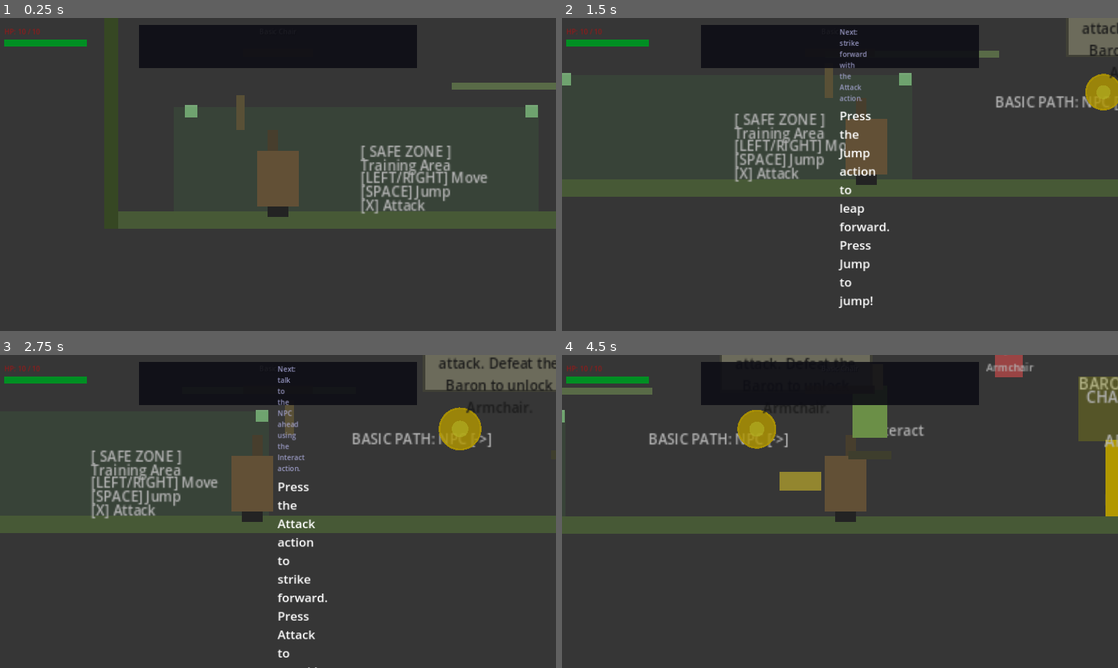
Above: before the commit, frames 1-4 (two rows, left to right).
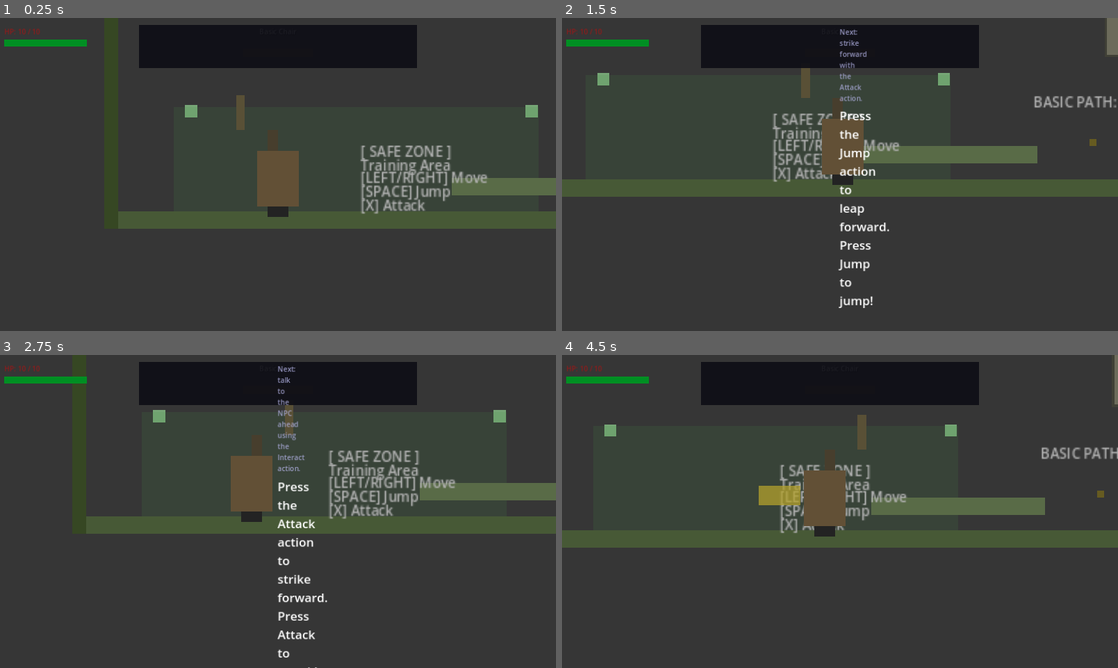
Above: after the commit, the same moments.

Repository: TsilenT/chairfighter
Game: Godot game, scene res://scenes/main/Main.tscn
Same seed, same stepped clock (60 frames per second), same inputs: the game is played once before the commit and once after it.
Inputs:
- Up to frame 1 (0.25 s): no input
- Up to frame 2 (1.5 s): hold D (move_right) from 0.53 s (still down); tap J (attack) at 0.6 s; tap Space (jump) at 0.77 s; tap F (interact) at 1.35 s
- Up to frame 3 (2.75 s): tap Space (jump) at 1.52 s; release D (move_right) at 2.03 s; hold A (move_left) from 2.03 s (still down); hold K (special) from 2.03 s (still down)
- Up to frame 4 (4.5 s): release A (move_left) at 2.78 s; release K (special) at 2.78 s; hold D (move_right) 2.78-4.28 s; tap E (transform_next) at 2.85 s; tap Space (jump) at 3.02, 3.77 s; tap Q (transform_prev) at 3.6 s; hold A (move_left) from 4.28 s (still down); tap J (attack) at 4.35 s

The runs differ from the first frame. In frame 1, 1.4% of the frame differs, in the area x 81-100%, y 20-57%; in frame 2, 7.5%; in frame 3, 9.9%; in frame 4, 16%, in the area x 0-100%, y 0-62%.

Commit message:
fix(level): make TestLevel platforms reachable per movement constants (53YL-A)

Diff:
--- a/scenes/levels/TestLevel.tscn
+++ b/scenes/levels/TestLevel.tscn
@@ -39,13 +39,13 @@
 shape = SubResource("2")
 
 [node name="Platform1" type="StaticBody2D" parent="Visuals" uid="uid://plat1"]
-position = Vector2(500, 480)
+position = Vector2(500, 590)
 
 [node name="Platform1Col" type="CollisionShape2D" parent="Visuals/Platform1" uid="uid://plat1_col"]
 shape = SubResource("3")
 
 [node name="Platform2" type="StaticBody2D" parent="Visuals" uid="uid://plat2"]
-position = Vector2(800, 400)
+position = Vector2(800, 470)
 
 [node name="Platform2Col" type="CollisionShape2D" parent="Visuals/Platform2" uid="uid://plat2_col"]
 shape = SubResource("4")
@@ -84,16 +84,16 @@
 
 [node name="Plat1Rect" type="ColorRect" parent="Visuals" uid="uid://plat1_rect"]
 offset_left = 400.0
-offset_top = 472.0
+offset_top = 582.0
 offset_right = 600.0
-offset_bottom = 480.0
+offset_bottom = 602.0
 color = Color(0.5, 0.6, 0.4, 1)
 
 [node name="Plat2Rect" type="ColorRect" parent="Visuals" uid="uid://plat2_rect"]
 offset_left = 720.0
-offset_top = 392.0
+offset_top = 462.0
 offset_right = 880.0
-offset_bottom = 400.0
+offset_bottom = 482.0
 color = Color(0.5, 0.6, 0.4, 1)
 
 [node name="Plat3Rect" type="ColorRect" parent="Visuals" uid="uid://plat3_rect"]
@@ -163,7 +163,7 @@
 text = "[ SAFE ZONE ]"
 horizontal_alignment = 1
 font_size = 14
-font_color = Color(0.7, 1, 0.7, 0.8)
+font_color = Color(0.7, 1, 0.8, 0.8)
 
 [node name="TrainingLabel" type="Label" parent="Visuals" uid="uid://training_label"]
 position = Vector2(295, 556)
@@ -210,7 +210,7 @@
 font_size = 14
 font_color = Color(1, 1, 0.8, 0.9)
 
-; Directional cue from NPC toward boss/arena (plain ASCII arrow)
+; Directional cue from npc toward boss/arena (plain ASCII arrow)
 [node name="DirectionLabel2" type="Label" parent="Visuals" uid="uid://direction_label2"]
 position = Vector2(1120, 590)
 text = "BASIC PATH: ARENA [->]"
@@ -230,74 +230,60 @@
 modulate = Color(1, 1, 1, 0.55)
 
 ; Dashed grapple path: a series of small colored dots along the route
-; From Platform2 (right edge) -> GrappleMarker2 -> GrappleMarker1 -> past Gate
+; Updated to trace the new staircase (P1 -> P2 -> Grapple path -> P3)
 [node name="RouteDot" type="ColorRect" parent="Visuals/RouteVisuals" uid="uid://route_dot"]
-offset_left = 820.0
-offset_top = 370.0
-offset_right = 828.0
-offset_bottom = 378.0
+offset_left = 660.0
+offset_top = 574.0
+offset_right = 668.0
+offset_bottom = 582.0
 color = Color(1, 0.85, 0, 0.7)
 
 [node name="RouteDot2" type="ColorRect" parent="Visuals/RouteVisuals" uid="uid://route_dot2"]
-offset_left = 850.0
-offset_top = 346.0
-offset_right = 858.0
-offset_bottom = 354.0
+offset_left = 756.0
+offset_top = 462.0
+offset_right = 764.0
+offset_bottom = 470.0
 color = Color(1, 0.85, 0, 0.7)
 
 [node name="RouteDot3" type="ColorRect" parent="Visuals/RouteVisuals" uid="uid://route_dot3"]
-offset_left = 910.0
+offset_left = 856.0
+offset_top = 350.0
+offset_right = 864.0
+offset_bottom = 358.0
+color = Color(1, 0.85, 0, 0.7)
+
+[node name="RouteDot4" type="ColorRect" parent="Visuals/RouteVisuals" uid="uid://route_dot4"]
+offset_left = 954.0
+offset_top = 298.0
+offset_right = 962.0
+offset_bottom = 306.0
+color = Color(1, 0.85, 0, 0.7)
+
+[node name="RouteDot5" type="ColorRect" parent="Visuals/RouteVisuals" uid="uid://route_dot5"]
+offset_left = 1020.0
 offset_top = 310.0
-offset_right = 918.0
+offset_right = 1028.0
 offset_bottom = 318.0
-color = Color(1, 0.85, 0, 0.7)
-
-[node name="RouteDot4" type="ColorRect" parent="Visuals/RouteVisuals" uid="uid://route_dot4"]
-offset_left = 986.0
-offset_top = 270.0
-offset_right = 994.0
-offset_bottom = 278.0
-color = Color(1, 0.85, 0, 0.7)
-
-[node name="RouteDot5" type="ColorRect" parent="Visuals/RouteVisuals" uid="uid://route_dot5"]
-offset_left = 1050.0
-offset_top = 236.0
-offset_right = 1058.0
-offset_bottom = 244.0
 color = Color(1, 0.85, 0, 0.7)
 
 ; Path direction labels using Unicode characters
 [node name="LabelArrow1" type="Label" parent="Visuals/RouteVisuals" uid="uid://label_arrow1"]
-position = Vector2(825, 310)
-text = "->"
+position = Vector2(830, 520)
+text = ">>>"
 horizontal_alignment = 1
 font_size = 24
 font_color = Color(1, 0.85, 0, 0.8)
 
 [node name="LabelArrow2" type="Label" parent="Visuals/RouteVisuals" uid="uid://label_arrow2"]
-position = Vector2(945, 310)
-text = "->"
+position = Vector2(900, 420)
+text = ">>>"
 horizontal_alignment = 1
 font_size = 24
 font_color = Color(1, 0.85, 0, 0.8)
 
 [node name="LabelArrow3" type="Label" parent="Visuals/RouteVisuals" uid="uid://label_arrow3"]
-position = Vector2(850, 295)
-text = "^"
-horizontal_alignment = 1
-font_size = 24
-font_color = Color(1, 0.85, 0, 0.8)
-
-[node name="LabelArrow4" type="Label" parent="Visuals/RouteVisuals" uid="uid://label_arrow4"]
-position = Vector2(1050, 215)
-text = "^"
-horizontal_alignment = 1
-font_size = 24
-font_color = Color(1, 0.85, 0, 0.8)
-
-[node name="LabelArrow5" type="Label" parent="Visuals/RouteVisuals" uid="uid://label_arrow5"]
-position = Vector2(1115, 215)
-text = "->"
+position = Vector2(1020, 290)
+text = ">>>"
 horizontal_alignment = 1
 font_size = 24
 font_color = Color(1, 0.85, 0, 0.8)
@@ -363,7 +349,7 @@
 position = Vector2(1010, 340)
 
 [node name="GrappleMarker1" parent="." uid="uid://gp1" instance=ExtResource("4gp")]
-position = Vector2(1050, 240)
+position = Vector2(1050, 340)
 scale = Vector2(1, 1)
 
 [node name="GrappleMarker2" parent="." uid="uid://gp2" instance=ExtResource("4gp")]
